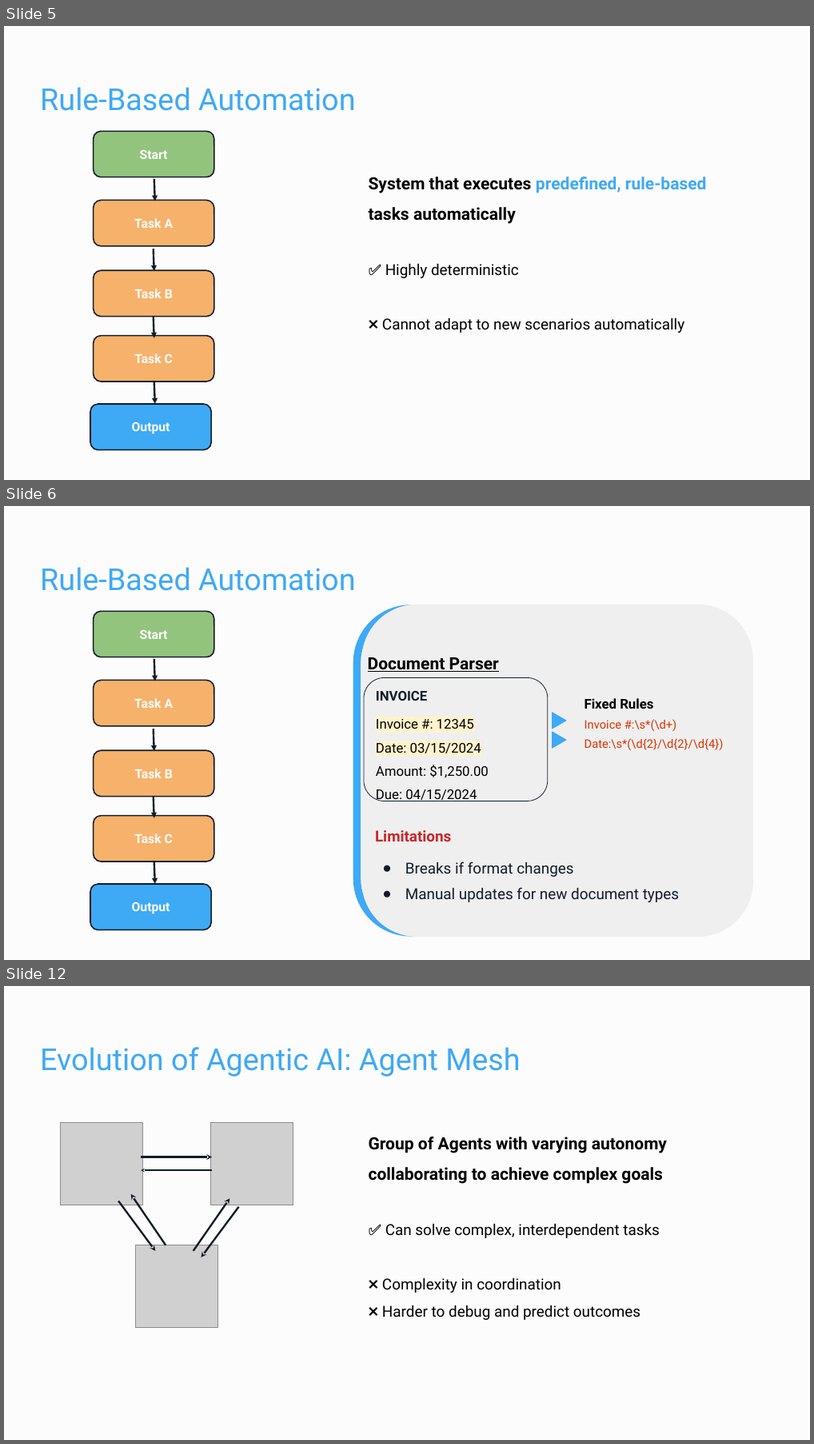
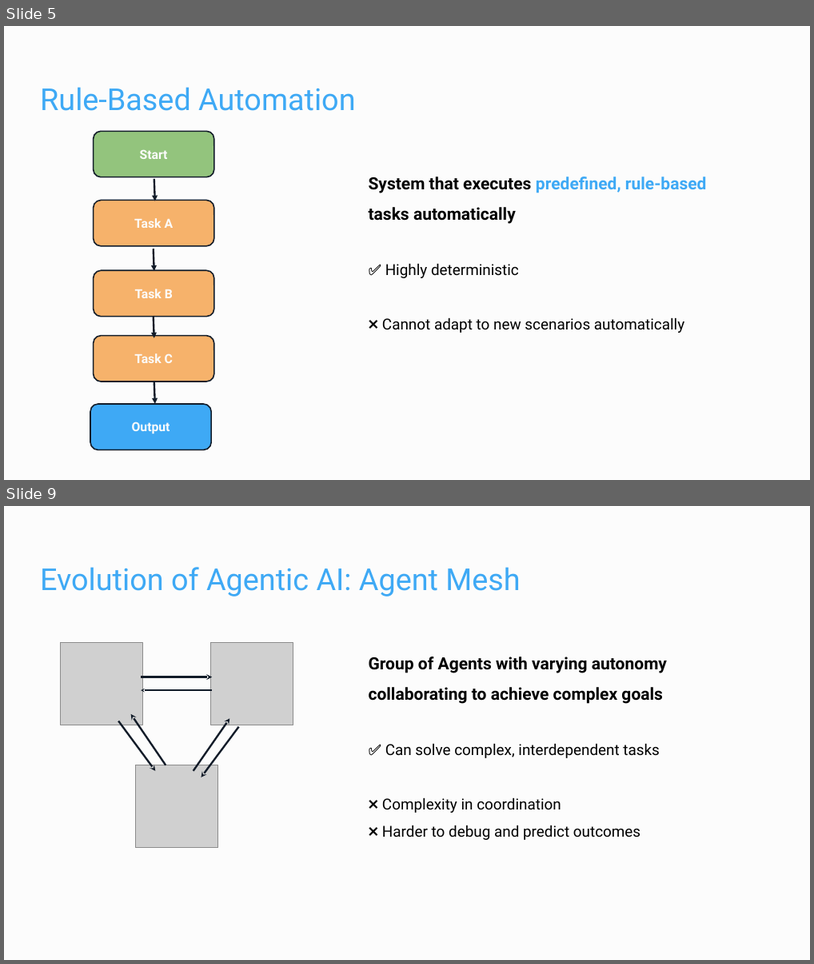
Before and after one commit to Dzvezdana/pydata_workshop_september2025, a slide deck: workshop/dapr_pydata_2025.pptx. Shown one above the other, each under a label of ours: slides 5, 6 and 12 before the commit, slides 5 and 9 after it; the slides between them are not shown. The pictures are 814x1444 and 814x964 pixels, drawn with LibreOffice and Linux fonts; fonts in the diff are those of the drawing; grey boxes stand for pictures. Boxes give left, top, right and bottom in pixels: in the first picture for what was removed or moved away, otherwise in the second. Text is boxed around its words. In the diff, an @@ line names an element or a change of style, - is before the commit and + after.

```diff
--- a/workshop/dapr_pydata_2025.pptx
+++ b/workshop/dapr_pydata_2025.pptx
@@ slide 6 removed at [4, 506, 810, 960], background #FCFCFC @@
@@ title removed at [40, 567, 355, 591] @@
-Rule-Based Automation
@@ rounded rectangle removed at [94, 612, 214, 657] @@
-Start
@@ rounded rectangle removed at [358, 608, 705, 932] @@
@@ rounded rectangle removed at [362, 604, 754, 936] @@
@@ arrow removed from (154, 659) to (155, 681) @@
@@ text removed at [368, 657, 499, 672] @@
-Document Parser
@@ rounded rectangle removed at [94, 680, 214, 726] @@
-Task A
@@ rounded rectangle removed at [364, 678, 548, 801] @@
-INVOICE
-Invoice #: 12345
-Date: 03/15/2024
-Amount: $1,250.00
-Due: 04/15/2024
@@ triangle removed at [553, 712, 566, 728] @@
@@ text removed at [585, 698, 724, 750] @@
-Fixed Rules
-Invoice #:\s*(\d+)
-Date:\s*(\d{2}/\d{2}/\d{4})
@@ arrow removed from (154, 728) to (154, 751) @@
@@ triangle removed at [553, 732, 566, 748] @@
@@ rounded rectangle removed at [94, 751, 214, 796] @@
-Task B
@@ rounded rectangle removed at [94, 815, 214, 861] @@
-Task C
@@ arrow removed from (154, 796) to (154, 818) @@
@@ text removed at [375, 830, 679, 902] @@
-Limitations
-● Breaks if format changes
-● Manual updates for new document types
@@ arrow removed from (154, 861) to (155, 884) @@
@@ rounded rectangle removed at [90, 884, 211, 929] @@
-Output
@@ what was slide 12 is now slide 9 @@
```
Also in this commit, not shown: 5 slides changed, 1 slide added, 2 other slides removed, 1 other file.
